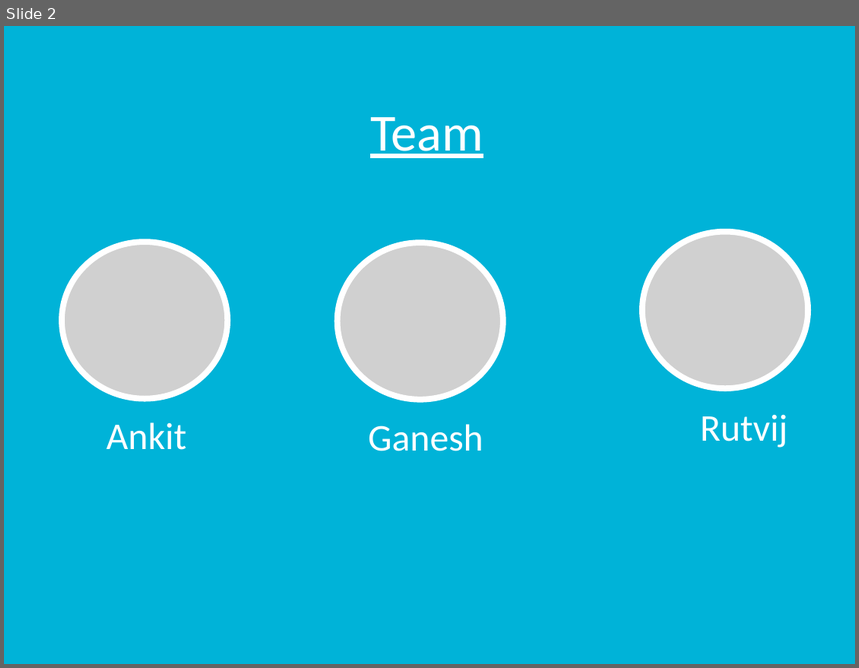
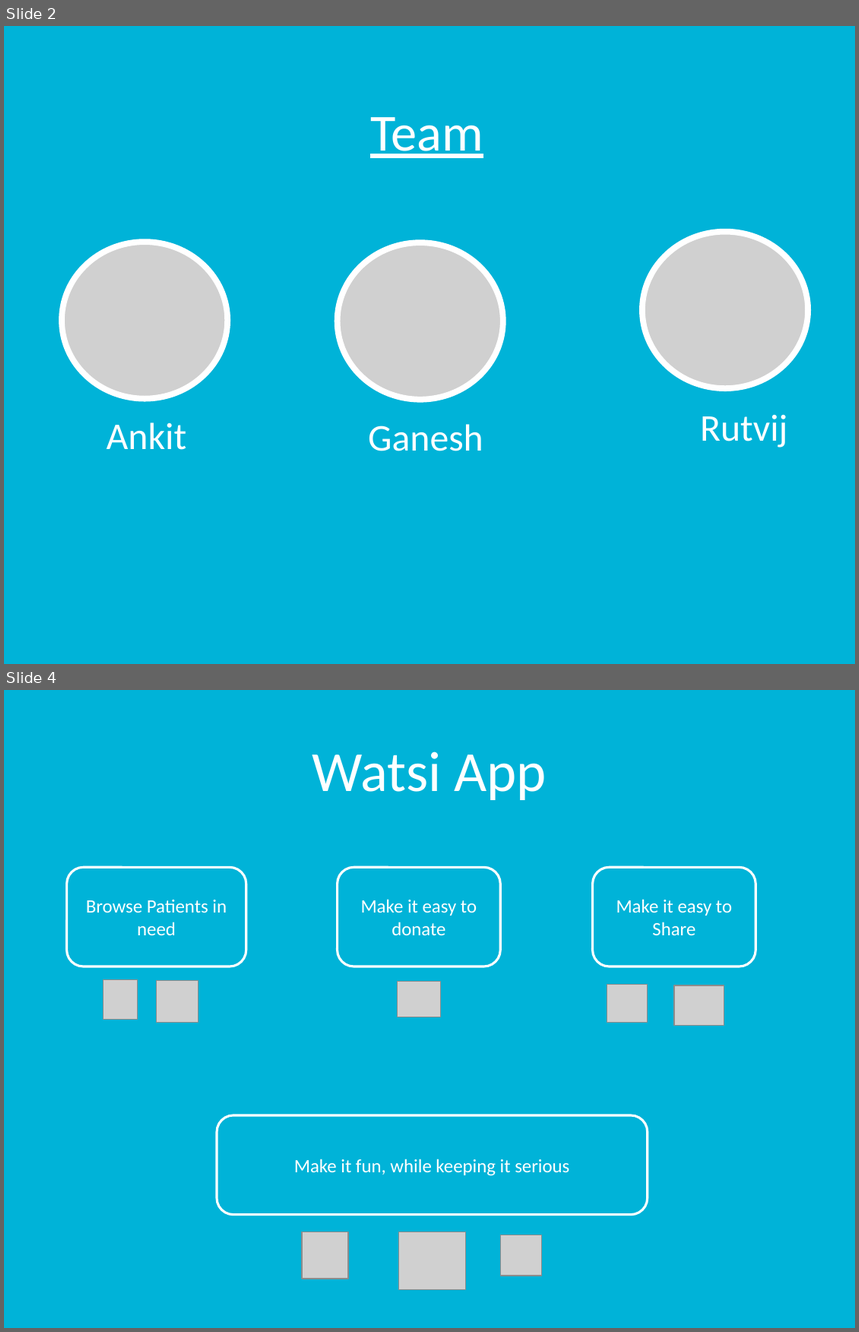
Before and after one commit to rutvijkumarshah/WatsiAndroidApp, a slide deck: docs/groupProject.pptx. Shown one above the other, each under a label of ours: slide 2 before the commit, slides 2 and 4 after it; the slides between them are not shown. The pictures are 859x668 and 859x1332 pixels, drawn with LibreOffice and Linux fonts; fonts in the diff are those of the drawing; grey boxes stand for pictures. Boxes give left, top, right and bottom in pixels: in the first picture for what was removed or moved away, otherwise in the second. Text is boxed around its words. In the diff, an @@ line names an element or a change of style, - is before the commit and + after.

```diff
--- a/docs/groupProject.pptx
+++ b/docs/groupProject.pptx
@@ slide 4 added at box(4, 690, 855, 1328), background #00B3D8 @@
@@ title added at box(313, 752, 547, 800), 48 pt, text #FFFFFF @@
+Watsi App
@@ rounded rectangle added at box(67, 867, 246, 967), outline #FFFFFF 2 pt, 16 pt, text #FFFFFF @@
+Browse Patients in need
@@ rounded rectangle added at box(338, 867, 501, 967), outline #FFFFFF 2 pt, 16 pt, text #FFFFFF @@
+Make it easy to donate
@@ rounded rectangle added at box(593, 867, 756, 967), outline #FFFFFF 2 pt, 16 pt, text #FFFFFF @@
+Make it easy to Share
@@ picture added at box(104, 980, 138, 1019) @@
@@ picture added at box(156, 981, 198, 1023) @@
@@ picture added at box(397, 981, 439, 1017) @@
@@ picture added at box(607, 985, 648, 1022) @@
@@ picture added at box(675, 986, 725, 1025) @@
@@ rounded rectangle added at box(217, 1116, 648, 1215), outline #FFFFFF 2 pt, 16 pt, text #FFFFFF @@
+Make it fun, while keeping it serious
@@ picture added at box(302, 1232, 348, 1279) @@
@@ picture added at box(399, 1232, 466, 1290) @@
@@ picture added at box(500, 1235, 541, 1276) @@
```
Also in this commit, not shown: 1 slide changed, 1 other slide added, 2 slides removed.
